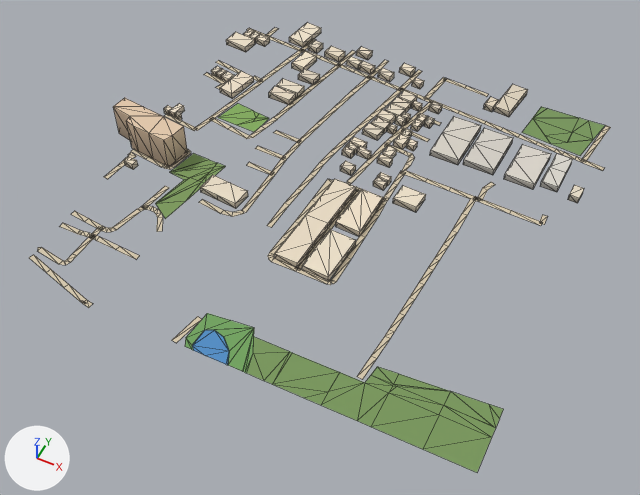
A saved change to the glTF model public/assets/bengaluru-region-v1/tiles/t2_-27-l1.glb.
Camera for both pictures: a camera (50 mm lens) standing at (1542.0, -13886.0, 698.0) and looking at (1250.0, -13301.0, -34.0). Arrows for +X, +Y and +Z are at lower left; the lights stay in place. The older version comes first. Mesh edges are drawn as thin lines. Vertices at exactly the same position are counted once.

The older version as bpy lines, for what is in view:
```python
me_building = bpy.data.meshes.new('building')
me_building.from_pydata(...)  # 578 vertices, 735 faces; spans x -32.0..489.0, y 134.0..522.0, z 0.0..41.0
me_building.materials.append(mat_building)
me_ground = bpy.data.meshes.new('ground')
me_ground.from_pydata(...)  # 577 vertices, 502 faces; spans x -3.0..500.0, y -3.0..501.0, z 1.0
me_ground.materials.append(mat_ground)
# before: 311 (250.0, 264.0, 1.0), 312 (248.0, 272.0, 1.0) at pixel (347, 183), 313 (232.0, 264.0, 1.0) at pixel (331, 182), 314 (225.0, 268.0, 1.0) at pixel (327, 178), 345 (298.0, 321.0, 1.0) at pixel (405, 170)
# before: 346 (295.0, 313.0, 1.0) at pixel (400, 173)
# before: 439 (476.0, 429.0, 1.0) at pixel (584, 159), 440 (475.0, 423.0, 1.0) at pixel (582, 162), 441 (500.0, 426.0, 1.0) at pixel (604, 167), 442 (500.0, 420.0, 1.0) at pixel (602, 170), 503 (482.0, 499.0, 1.0) at pixel (605, 125)
# before: 504 (488.0, 498.0, 1.0) at pixel (610, 127), 505 (483.0, 501.0, 1.0) at pixel (606, 125), 506 (489.0, 499.0, 1.0) at pixel (610, 127)
me_water = bpy.data.meshes.new('water')
me_water.from_pydata(...)  # 10 vertices, 8 faces; spans x 210.1..252.4, y 0.0..29.6, z 0.5
me_water.materials.append(mat_water)
ob_building = bpy.data.objects.new('building', me_building)
ob_building.location = (1000.0, -13500.0, 0.0)
ob_ground = bpy.data.objects.new('ground', me_ground)
ob_ground.location = (1000.0, -13500.0, 0.0)
ob_water = bpy.data.objects.new('water', me_water)
ob_water.location = (1000.0, -13500.0, 0.0)
```
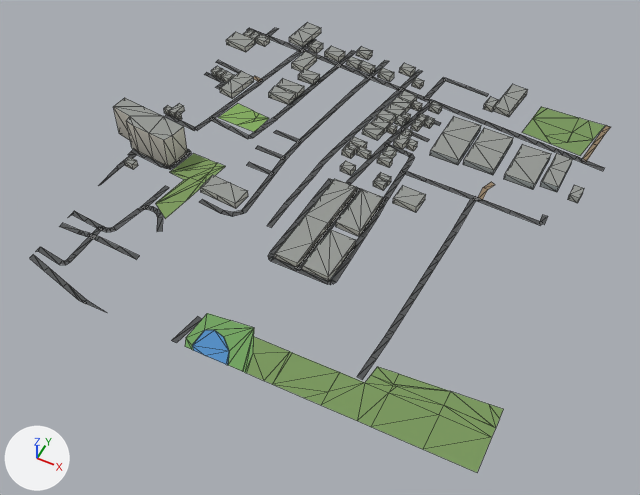
Location of each change, (x1, y1, x2, y2) in pixels of the pictures (640 x 495 px; the box of a moved part takes in the faces that stretch with it):
'ground', reshaped
    before: (29, 28, 611, 472)
    after: (30, 28, 611, 472)
part 1 of me_building, recoloured (darker)
    both: (113, 22, 584, 281)
part 2 of me_ground, rebuilt (12% wider, 21% taller)
    before: (104, 152, 136, 179)
    after: (100, 152, 136, 185)
part 3 of me_ground, moved or reshaped
    before: (29, 28, 422, 343)
    after: (30, 28, 422, 343)
part 4 of me_ground, moved or reshaped
    both: (312, 164, 427, 202)
part 5 of me_ground, moved or reshaped
    before: (583, 125, 611, 171)
    after: (583, 126, 611, 171)
part 6 of me_ground, recoloured
    both: (60, 28, 610, 380)

Patch to the scene script:
```diff
--- a/public/assets/bengaluru-region-v1/tiles/t2_-27-l1.glb.py
+++ b/public/assets/bengaluru-region-v1/tiles/t2_-27-l1.glb.py
@@ me_building @@
 # used by ob_building; location = (1000.0, -13500.0, 0.0)
-me_building.from_pydata(...)  # 578 vertices, 735 faces; spans x -32.0..489.0, y 134.0..522.0, z 0.0..41.0
+me_building.from_pydata(...)  # 578 vertices, 892 faces; spans x -32.0..489.0, y 134.0..522.0, z 0.0..41.0
+# me_building part 1: 735 kept faces spanning x -32.0..489.0, y 134.0..522.0, z 0.0..41.0 get new vertex colours
+# edits to the shape of me_building do not show in these pictures
 me_building.materials.append(mat_building)
@@ me_ground @@
 # used by ob_ground; location = (1000.0, -13500.0, 0.0)
 # verts and faces of me_ground; kept vertices keep their numbers, new ones are numbered from 577
-me_ground.from_pydata(...)  # 577 vertices, 502 faces; spans x -3.0..500.0, y -3.0..501.0, z 1.0
+me_ground.from_pydata(...)  # 596 vertices, 519 faces; spans x 0.0..500.0, y 0.0..500.0, z 1.0
+# me_ground part 2: the loose piece of 8 vertices spanning x -3.0..10.0, y 157.0..206.0, z 1.0 is rebuilt with 12 vertices and now spans x 0.0..9.0, y 143.0..207.0, z 1.0
+# me_ground part 3
+# 22 vertices are removed from x -1.0..196.0, y -3.0..484.0, z 1.0
+# 36 faces are deleted
+# 3 vertices in x 23.0..24.0, y 209.0..280.0, z 1.0 move by (-3.0, 1.0, 0.0)
+# 14 vertices move from x -2.0..242.0, y 3.0..480.0, z 1.0 to x 0.0..244.0, y 0.0..489.0, z 1.0
+# 37 vertices are added at x 0.0..196.0, y 0.0..495.0, z 1.0
+# 49 new faces join them
+# me_ground part 4
+verts[312] = (246.0, 271.0, 1.0)  # moved, pixel (345, 183)
+verts[311] = (252.0, 265.0, 1.0)  # moved
+verts[314] = (226.0, 269.0, 1.0)  # moved, pixel (328, 178)
+verts[313] = (232.0, 263.0, 1.0)  # moved, pixel (331, 183)
+verts[346] = (294.0, 314.0, 1.0)  # moved, pixel (399, 172)
+verts[345] = (300.0, 320.0, 1.0)  # moved, pixel (406, 170)
+# me_ground part 5
+delete_vertices([442, 505])  # with the faces that use them
+verts[506] = (483.0, 500.0, 1.0)  # moved, pixel (606, 125)
+verts[611] = (500.0, 419.0, 1.0)  # pixel (602, 171)
+verts[612] = (489.0, 500.0, 1.0)  # pixel (611, 126)
+faces += [(439, 440, 441), (440, 611, 441), (504, 612, 506)]
+# me_ground part 6: 347 kept faces spanning x 0.0..488.0, y 0.0..500.0, z 1.0 get new vertex colours; the middle colour goes from beige #d7c9ae to dark grey #535556
 me_ground.materials.append(mat_ground)
```
